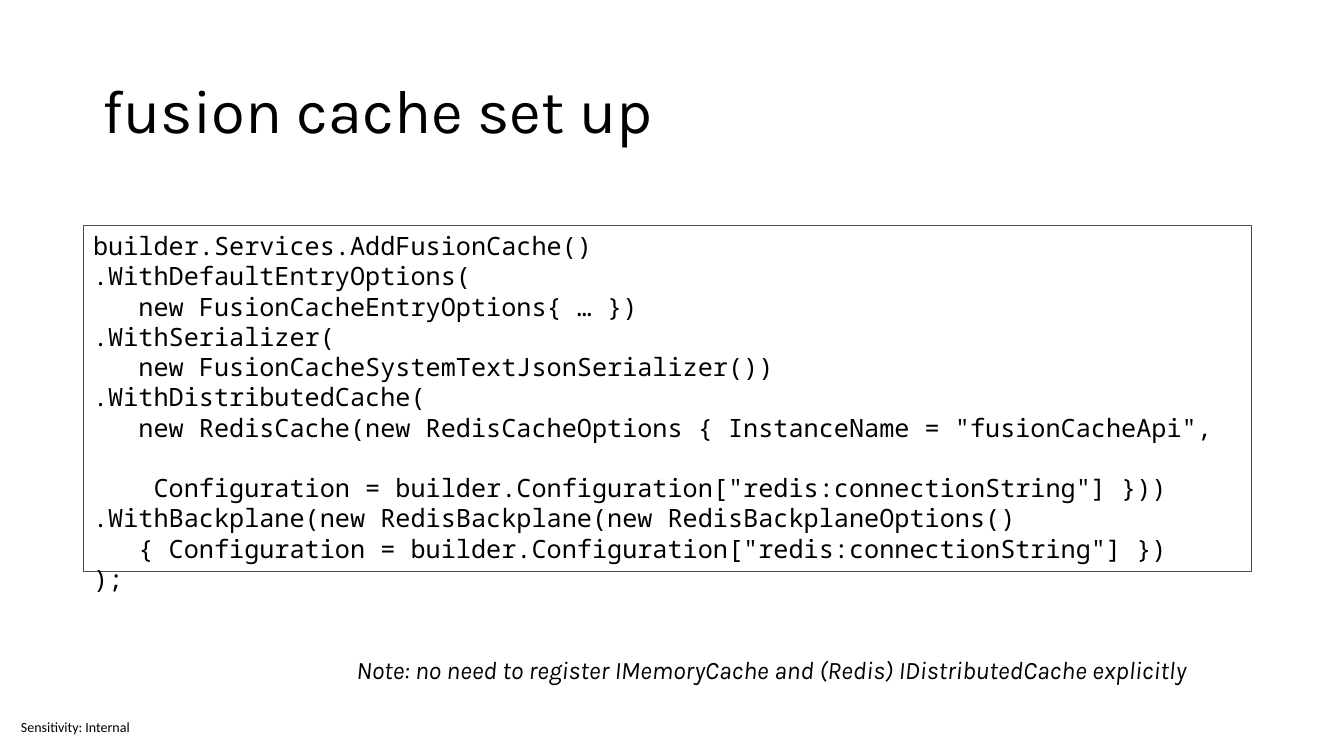
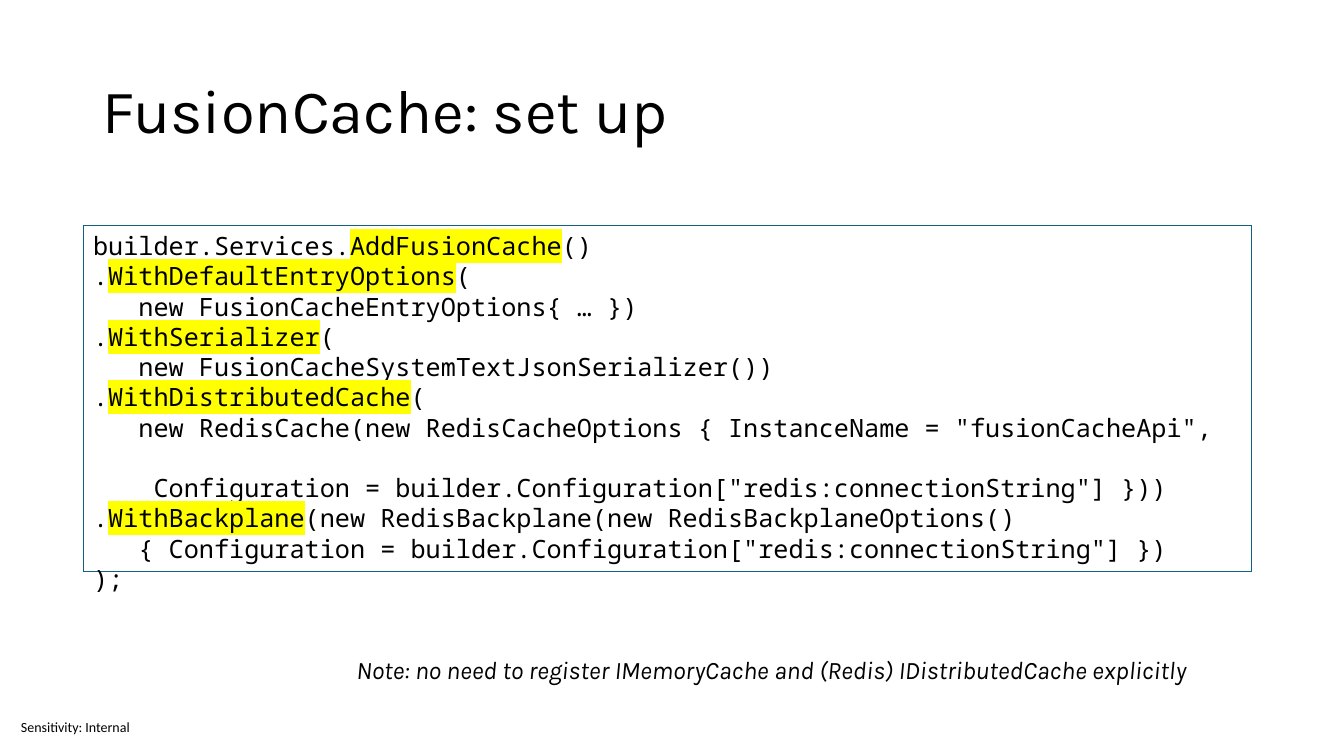
Before and after one commit to sabbadino/cache-like-a-pro-fusion-cache, a slide deck: slide 24 of cache-like-a-pro.pptx (slide 23 before the commit). Drawn at 1344x756 pixels with LibreOffice and Linux fonts; fonts in the diff are those of the drawing. Boxes give left, top, right and bottom in pixels: in the first picture for what was removed or moved away, otherwise in the second. Text is boxed around its words. In the diff, an @@ line names an element or a change of style, - is before the commit and + after.

```diff
--- a/cache-like-a-pro.pptx
+++ b/cache-like-a-pro.pptx
@@ title at (102, 90, 668, 148): text changed @@
-fusion cache set up
+FusionCache: set up
@@ text in rectangle at (93, 232, 1212, 564): highlight none to #FFFF00 in "builder.Services.AddFusionCache() .WithDefaultEntryOptions(", ".WithSerializer(", ".WithDistributedCache(", ".WithBackplane(new" @@
```
Also in this commit, not shown: 13 other slides changed, 1 slide added, 23 other files.
